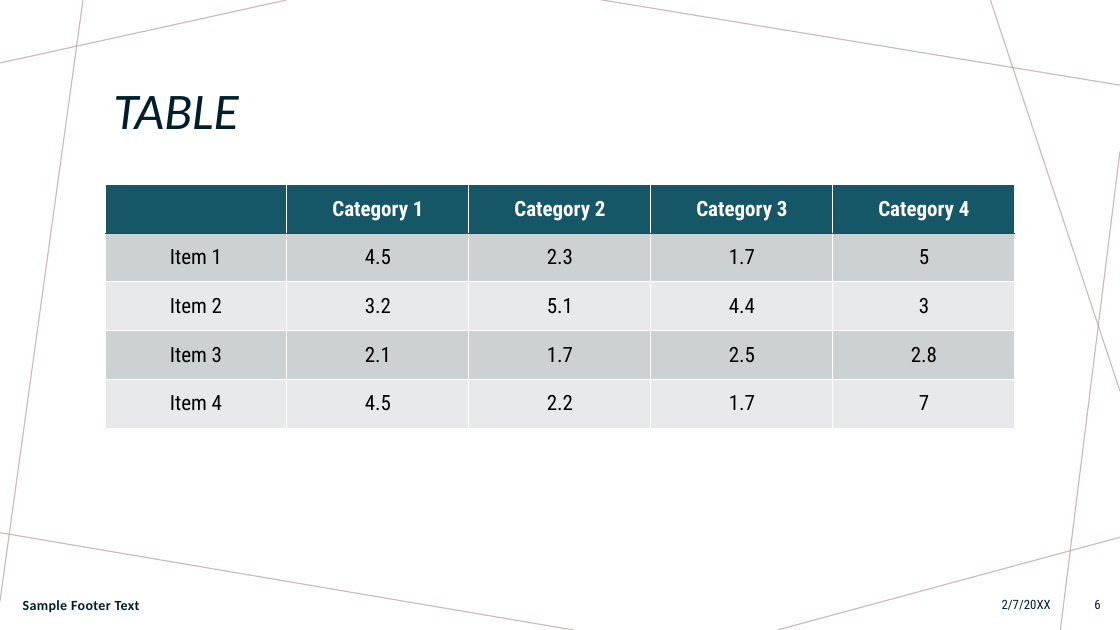
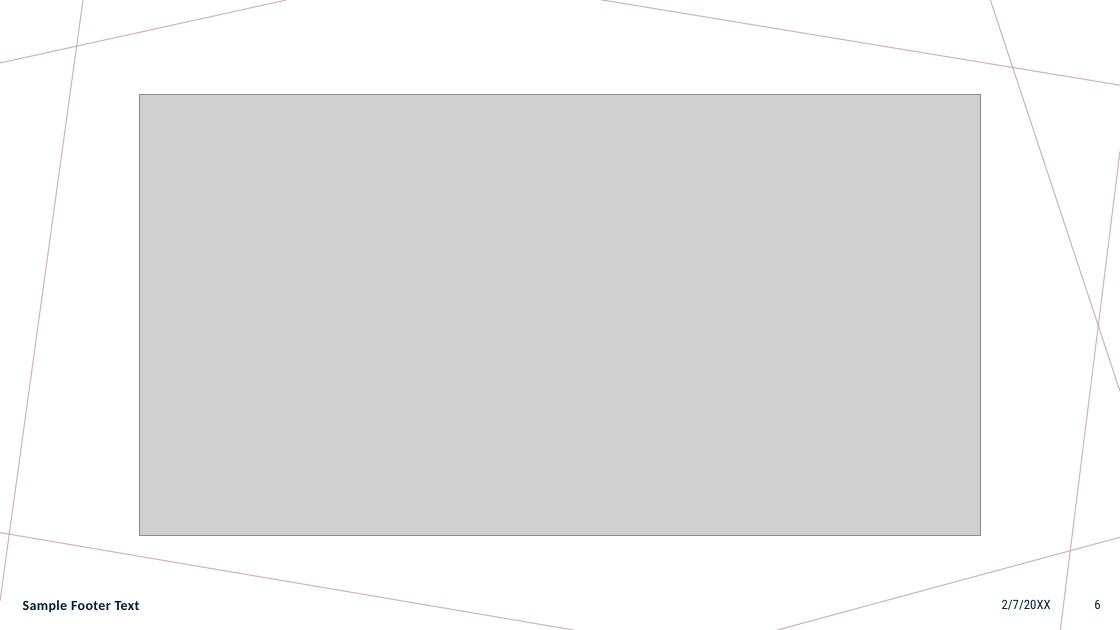
Before and after one commit to Edimayo5/Project3_group1, a slide deck: slide 6 of COVID VACCINATION and EDUCATION IN THE UNITED STATES-.pptx. Drawn at 1120x630 pixels with LibreOffice and Linux fonts; fonts in the diff are those of the drawing; grey boxes stand for pictures. Boxes give left, top, right and bottom in pixels: in the first picture for what was removed or moved away, otherwise in the second. Text is boxed around its words. In the diff, an @@ line names an element or a change of style, - is before the commit and + after.

```diff
--- a/COVID VACCINATION and EDUCATION IN THE UNITED STATES-.pptx
+++ b/COVID VACCINATION and EDUCATION IN THE UNITED STATES-.pptx
@@ title removed at (113,96,238,129) @@
-TABLE
@@ picture added at (140,94,981,536) @@
@@ table removed at (105,185,1017,429), 5 rows, 5 columns @@
- | Category 1 | Category 2 | Category 3 | Category 4
-Item 1 | 4.5 | 2.3 | 1.7 | 5
-Item 2 | 3.2 | 5.1 | 4.4 | 3
-Item 3 | 2.1 | 1.7 | 2.5 | 2.8
-Item 4 | 4.5 | 2.2 | 1.7 | 7
```
Also in this commit, not shown: 4 other slides changed, 1 slide removed.
